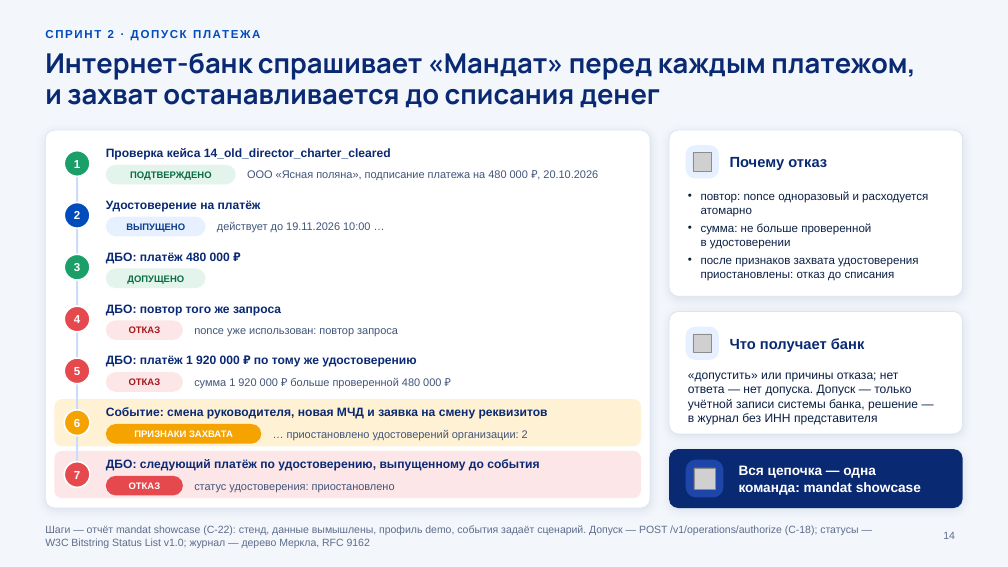
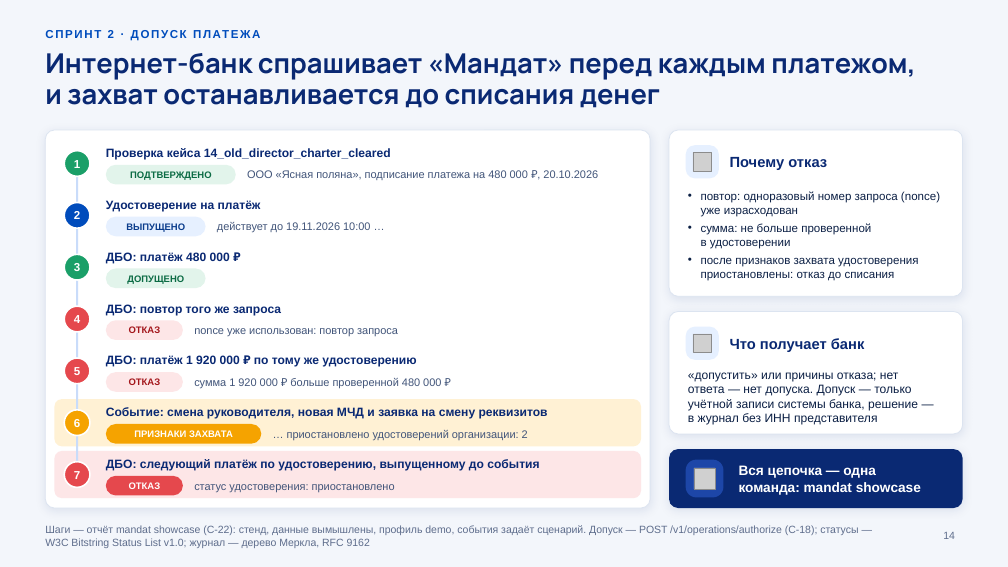
Before and after one commit to KonkovDV/Mandat, a slide deck: slide 14 of submission/slides/Mandat_VTB.pptx. Drawn at 1008x567 pixels with LibreOffice and Linux fonts; fonts in the diff are those of the drawing; grey boxes stand for pictures; background and template pictures are left out. Boxes give left, top, right and bottom in pixels: in the first picture for what was removed or moved away, otherwise in the second. Text is boxed around its words. In the diff, an @@ line names an element or a change of style, - is before the commit and + after.

```diff
--- a/submission/slides/Mandat_VTB.pptx
+++ b/submission/slides/Mandat_VTB.pptx
@@ text at box(701, 191, 940, 217): text changed @@
-• повтор: nonce одноразовый и расходуется атомарно
+• повтор: одноразовый номер запроса (nonce) уже израсходован
```
Also in this commit, not shown: 6 other slides changed, 18 other files.
